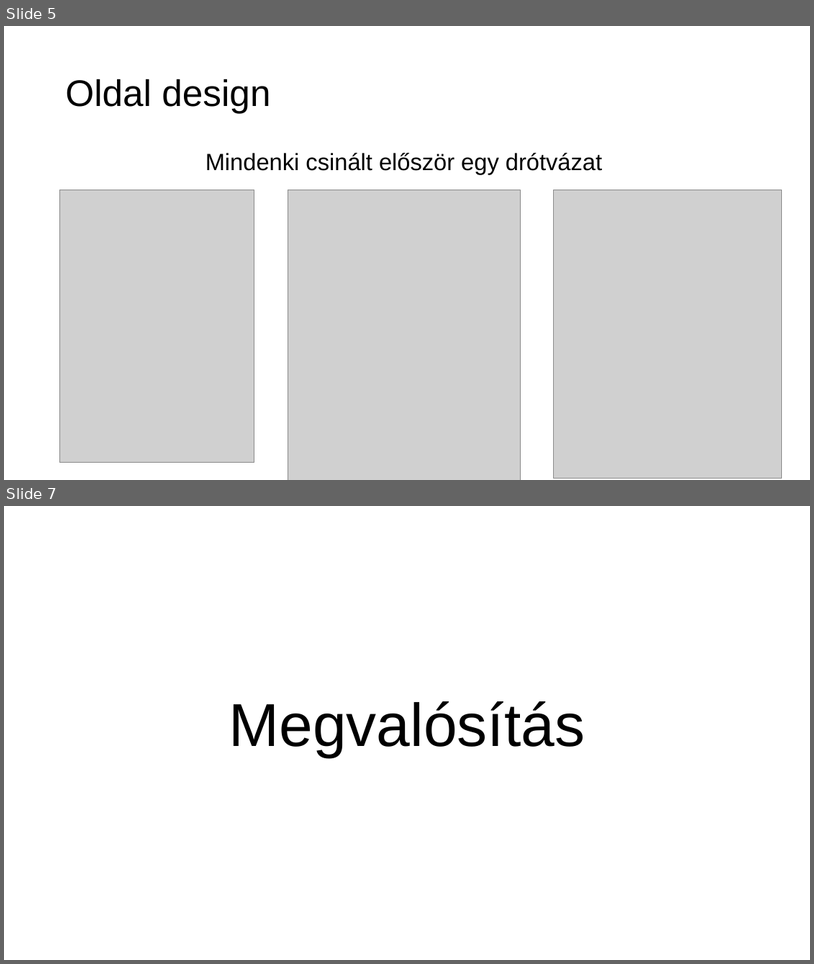
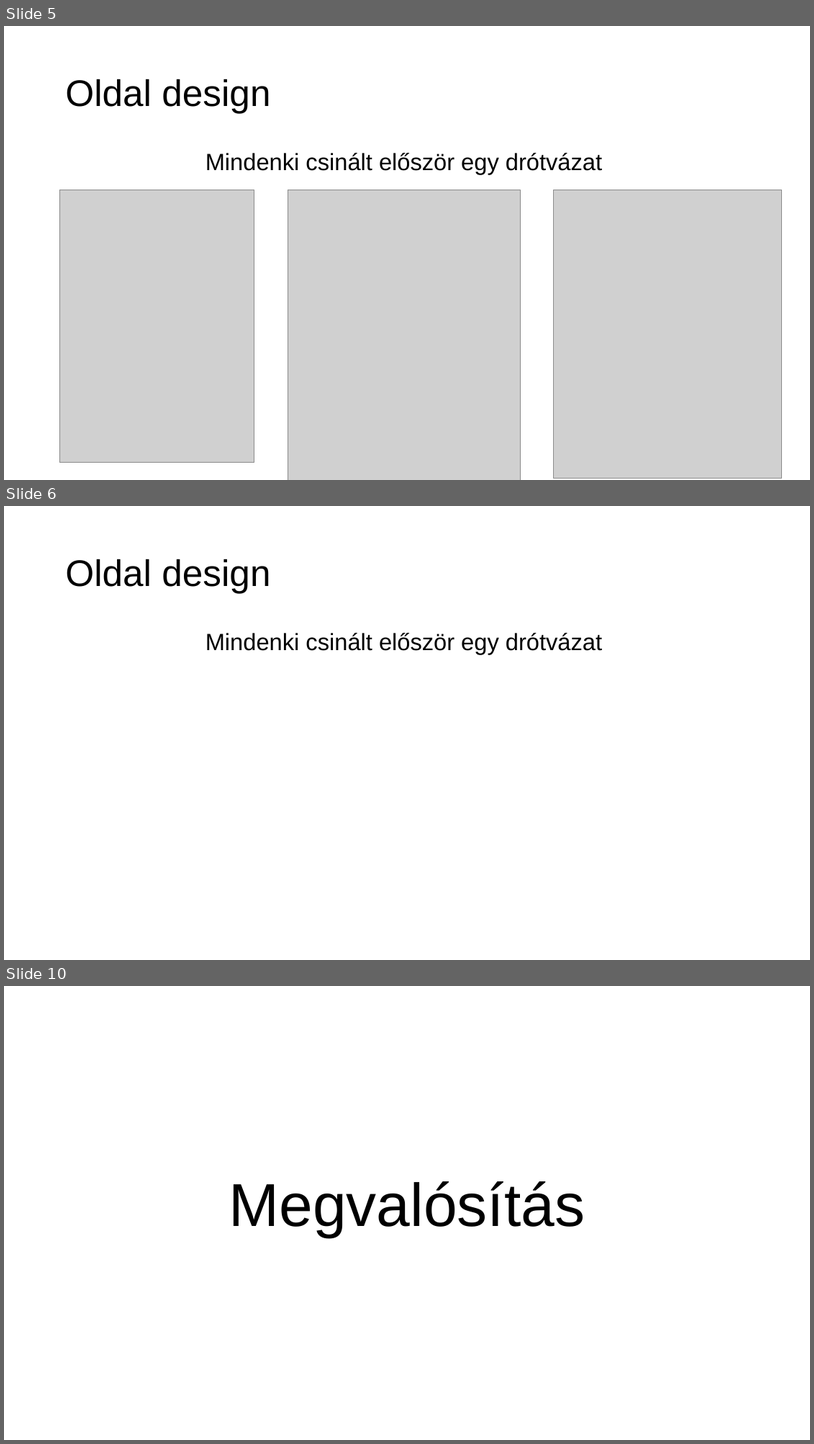
Before and after one commit to verbence/webes-projekt, a slide deck: PPT/tztpvb_barkacs.pptx. Shown one above the other, each under a label of ours: slides 5 and 7 before the commit, slides 5, 6 and 10 after it; the slides between them are not shown. The pictures are 814x964 and 814x1444 pixels, drawn with LibreOffice and Linux fonts; fonts in the diff are those of the drawing; grey boxes stand for pictures. Boxes give left, top, right and bottom in pixels: in the first picture for what was removed or moved away, otherwise in the second. Text is boxed around its words. In the diff, an @@ line names an element or a change of style, - is before the commit and + after.

```diff
--- a/PPT/tztpvb_barkacs.pptx
+++ b/PPT/tztpvb_barkacs.pptx
@@ slide 6 added at (4, 506, 810, 960), background #FFFFFF @@
@@ title added at (65, 559, 270, 593), 44 pt, text #000000 @@
+Oldal design
@@ text added at (206, 633, 602, 654), 28 pt, text #000000 @@
+Mindenki csinált először egy drótvázat
@@ what was slide 7 is now slide 10 @@
```
Also in this commit, not shown: 1 slide changed, 5 other slides added.
